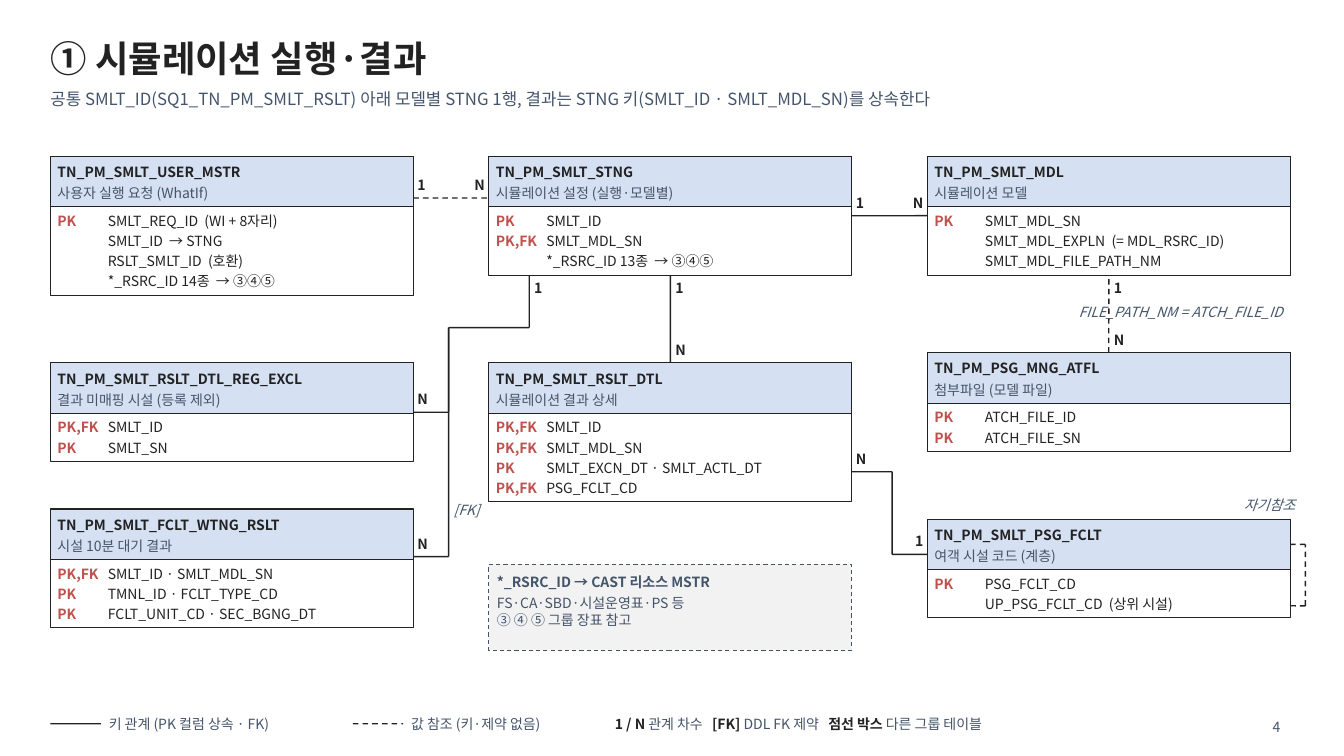
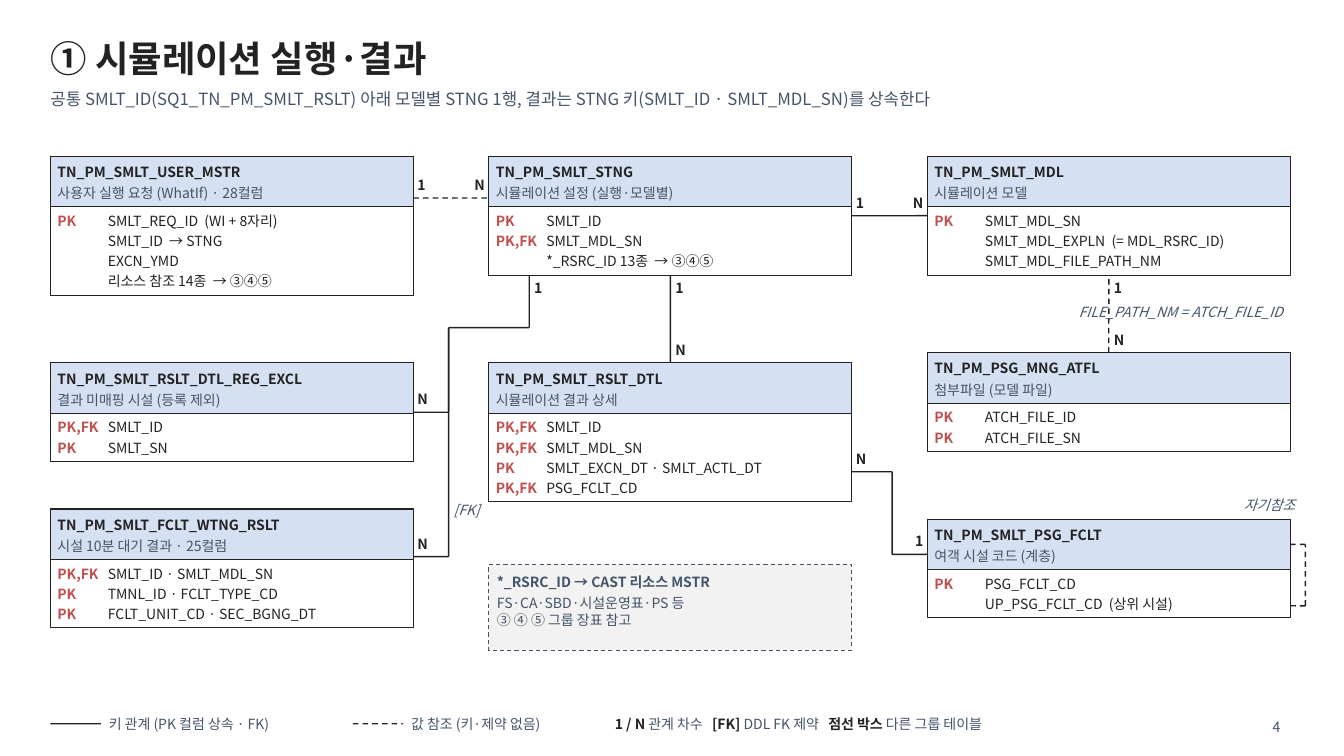
Before and after one commit to nsc5432/publishing, a slide deck: slide 4 of docs/pmown-table-erd.pptx. Drawn at 1344x756 pixels with LibreOffice and Linux fonts; fonts in the diff are those of the drawing. Boxes give left, top, right and bottom in pixels: in the first picture for what was removed or moved away, otherwise in the second. Text is boxed around its words. In the diff, an @@ line names an element or a change of style, - is before the commit and + after.

```diff
--- a/docs/pmown-table-erd.pptx
+++ b/docs/pmown-table-erd.pptx
@@ text at (x1=57, y1=186, x2=263, y2=201): text changed @@
-사용자 실행 요청 (WhatIf)
+사용자 실행 요청 (WhatIf) · 28컬럼
@@ text at (x1=108, y1=255, x2=179, y2=268): text changed @@
-RSLT_SMLT_ID (호환)
+EXCN_YMD
@@ text at (x1=108, y1=274, x2=272, y2=287): text changed @@
-*_RSRC_ID 14종 → ③④⑤
+리소스 참조 14종 → ③④⑤
@@ text at (x1=57, y1=539, x2=227, y2=552): text changed @@
-시설 10분 대기 결과
+시설 10분 대기 결과 · 25컬럼
```
Also in this commit, not shown: 4 slides added, 9 other files.
